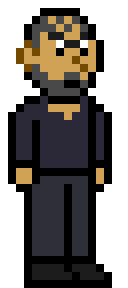
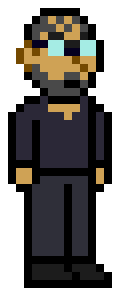
Layers edited between the first and the second (128, 288) image:
painted on "Arrière-plan" over (x1=32, y1=40, x2=96, y2=56)
